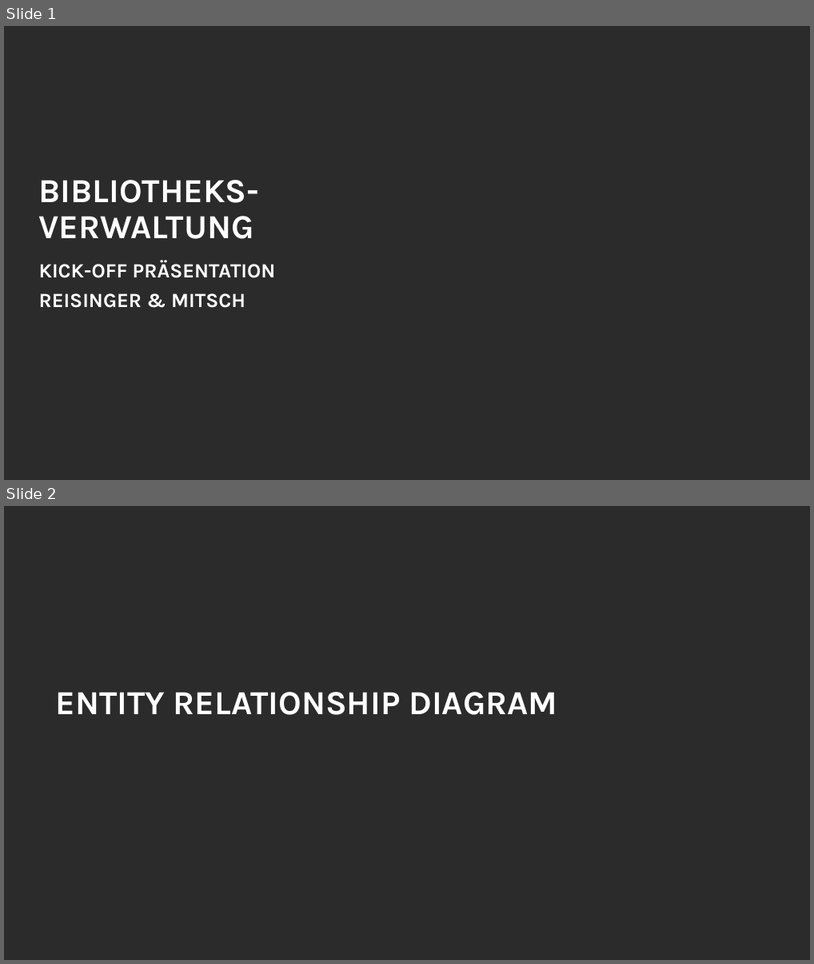
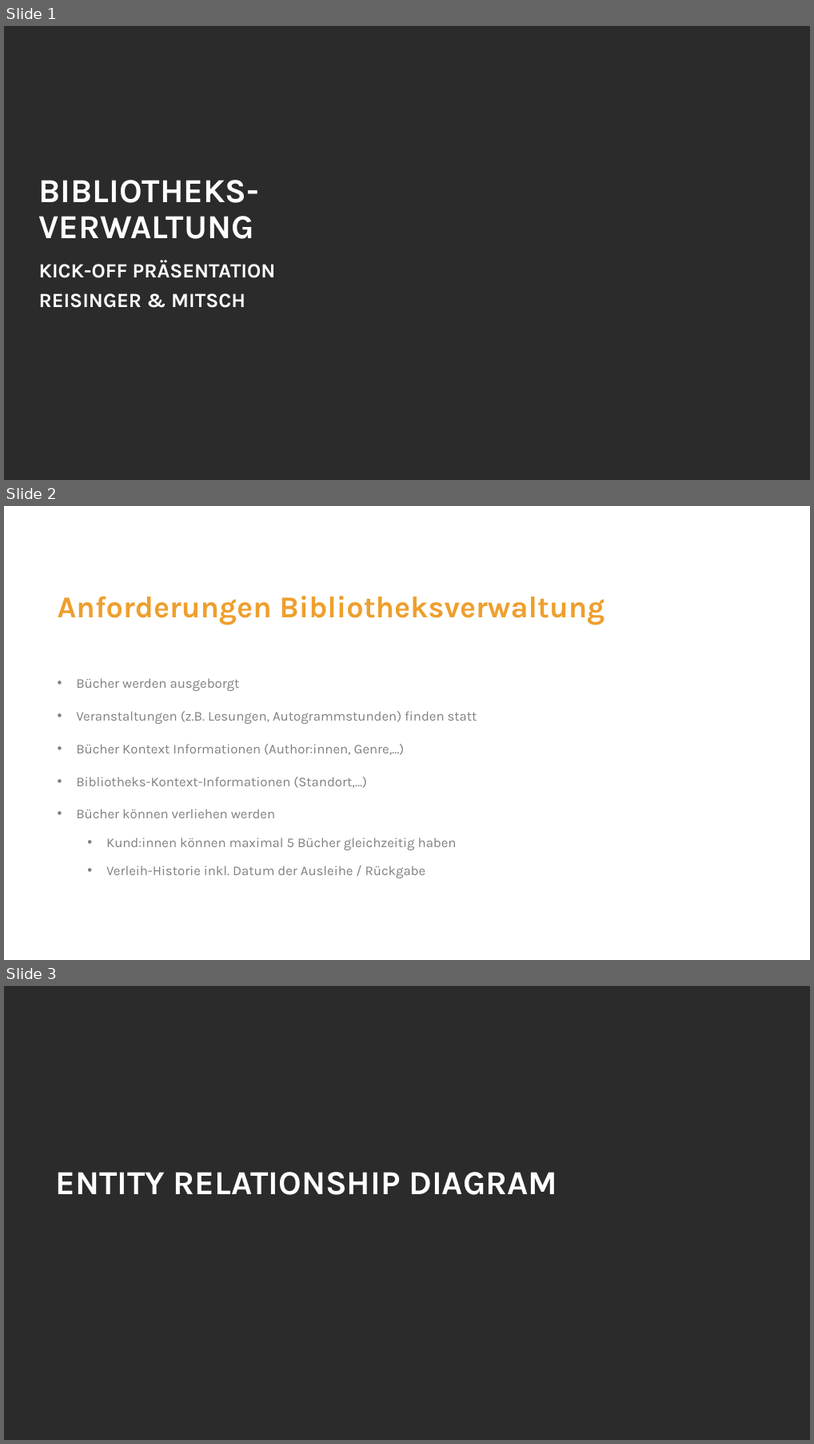
Before and after one commit to curarin/fh-sem2-db-project, a slide deck: requirements/pptx/2026-05-15-version-paul.pptx. Shown one above the other, each under a label of ours: slides 1 and 2 before the commit, slides 1, 2 and 3 after it. The pictures are 814x964 and 814x1444 pixels, drawn with LibreOffice and Linux fonts; fonts in the diff are those of the drawing; background and template pictures are left out; a plain dark background stands for a picture behind light text. Boxes give left, top, right and bottom in pixels: in the first picture for what was removed or moved away, otherwise in the second. Text is boxed around its words. In the diff, an @@ line names an element or a change of style, - is before the commit and + after.

Commit message:
update presentation

```diff
--- a/requirements/pptx/2026-05-15-version-paul.pptx
+++ b/requirements/pptx/2026-05-15-version-paul.pptx
@@ slide 2 added at <box>4,506,810,960</box>, background #FFFFFF @@
@@ title added at <box>58,596,605,624</box>, 36 pt, text #EE9F2D, bold @@
+Anforderungen Bibliotheksverwaltung
@@ text added at <box>76,678,478,878</box>, 16 pt, text #808080 @@
+• Bücher werden ausgeborgt
+• Veranstaltungen (z.B. Lesungen, Autogrammstunden) finden statt
+• Bücher Kontext Informationen (Author:innen, Genre,…)
+• Bibliotheks-Kontext-Informationen (Standort,…)
+• Bücher können verliehen werden
+  • Kund:innen können maximal 5 Bücher gleichzeitig haben
+  • Verleih-Historie inkl. Datum der Ausleihe / Rückgabe
@@ what was slide 2 is now slide 3 @@
```
Also in this commit, not shown: 2 slides changed, 1 other file.
